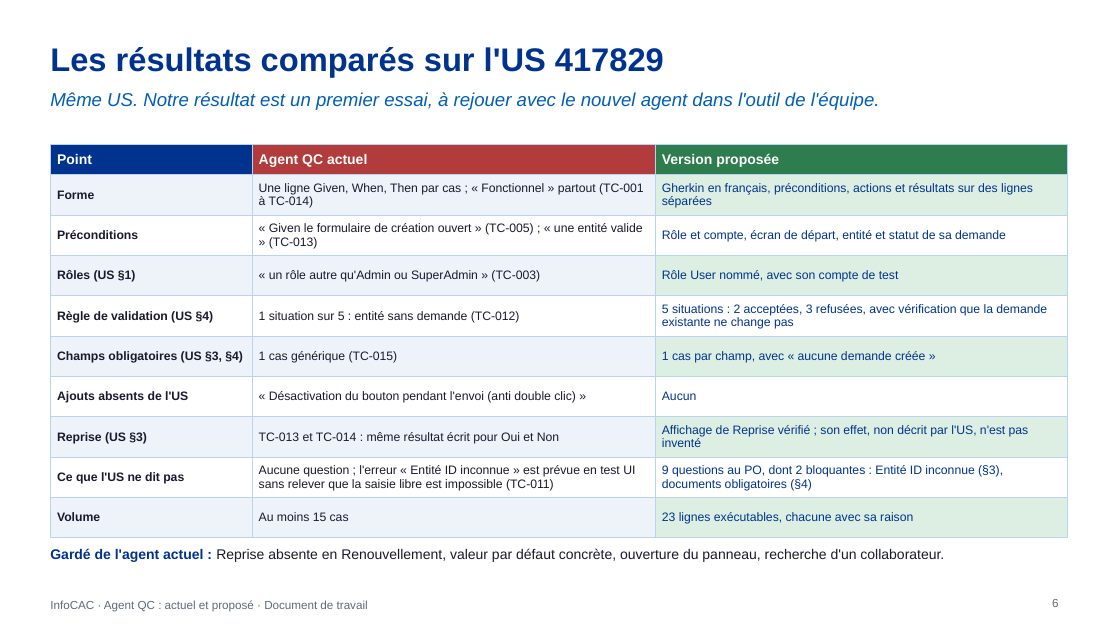
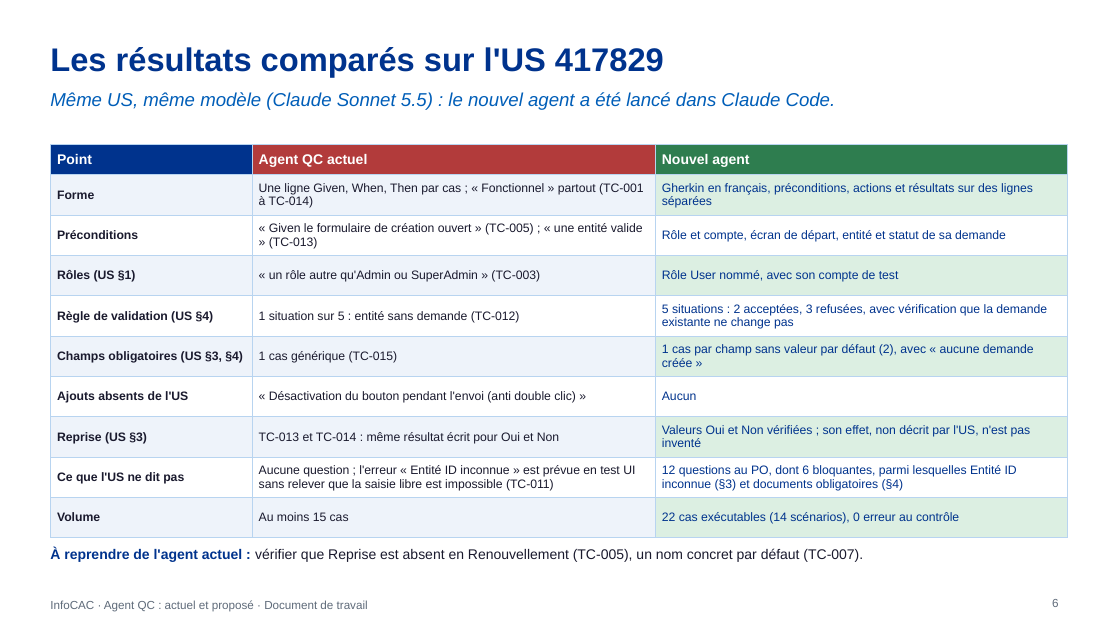
Before and after one commit to DauraRady/Travaux-QA, a slide deck: slide 6 of doc/Agent-QC-actuel-vs-propose.pptx. Drawn at 1120x630 pixels with LibreOffice and Linux fonts; fonts in the diff are those of the drawing. Boxes give left, top, right and bottom in pixels: in the first picture for what was removed or moved away, otherwise in the second. Text is boxed around its words. In the diff, an @@ line names an element or a change of style, - is before the commit and + after.

Commit message:
Résultat du nouvel agent sur l'US 417829, comparatif et skills mis à jour

```diff
--- a/doc/Agent-QC-actuel-vs-propose.pptx
+++ b/doc/Agent-QC-actuel-vs-propose.pptx
@@ text at <box>50,92,836,110</box>: text changed @@
-Même US. Notre résultat est un premier essai, à rejouer avec le nouvel agent dans l'outil de l'équipe.
+Même US, même modèle (Claude Sonnet 5.5) : le nouvel agent a été lancé dans Claude Code.
@@ table at <box>50,145,1067,528</box> @@
-row 1, column 3: Version proposée
+row 1, column 3: Nouvel agent
-row 6, column 3: 1 cas par champ, avec « aucune demande créée »
+row 6, column 3: 1 cas par champ sans valeur par défaut (2), avec « aucune demande créée »
-row 8, column 3: Affichage de Reprise vérifié ; son effet, non décrit par l'US, n'est pas inventé
+row 8, column 3: Valeurs Oui et Non vérifiées ; son effet, non décrit par l'US, n'est pas inventé
-row 9, column 3: 9 questions au PO, dont 2 bloquantes : Entité ID inconnue (§3), documents obligatoires (§4)
+row 9, column 3: 12 questions au PO, dont 6 bloquantes, parmi lesquelles Entité ID inconnue (§3) et documents obligatoires (§4)
-row 10, column 3: 23 lignes exécutables, chacune avec sa raison
+row 10, column 3: 22 cas exécutables (14 scénarios), 0 erreur au contrôle
@@ text at <box>50,548,863,562</box>: text changed @@
-Gardé de l'agent actuel : Reprise absente en Renouvellement, valeur par défaut concrète, ouverture du panneau, recherche d'un collaborateur.
+À reprendre de l'agent actuel : vérifier que Reprise est absent en Renouvellement (TC-005), un nom concret par défaut (TC-007).
```
Also in this commit, not shown: 1 other slide changed, 11 other files.
